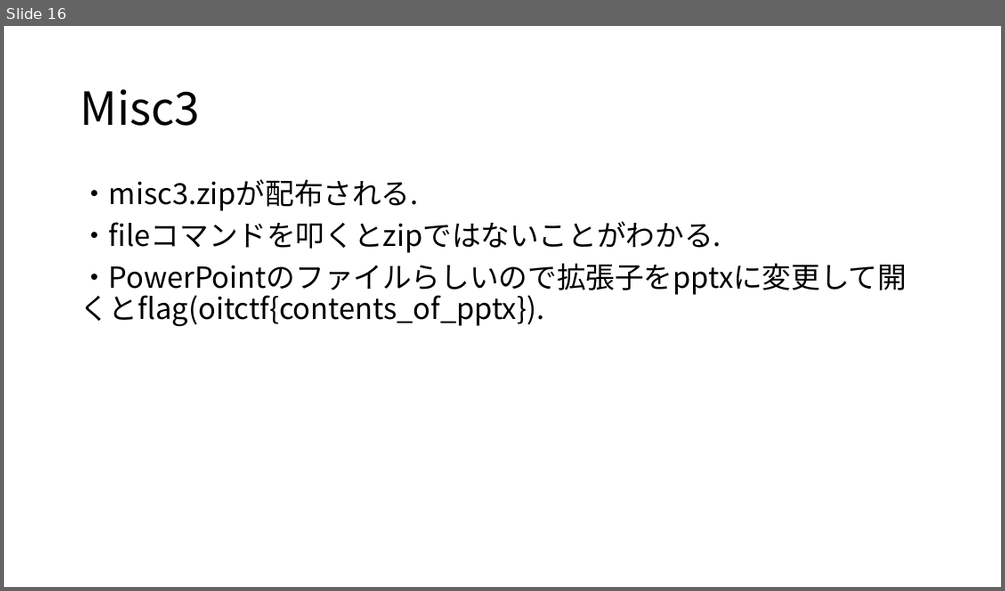
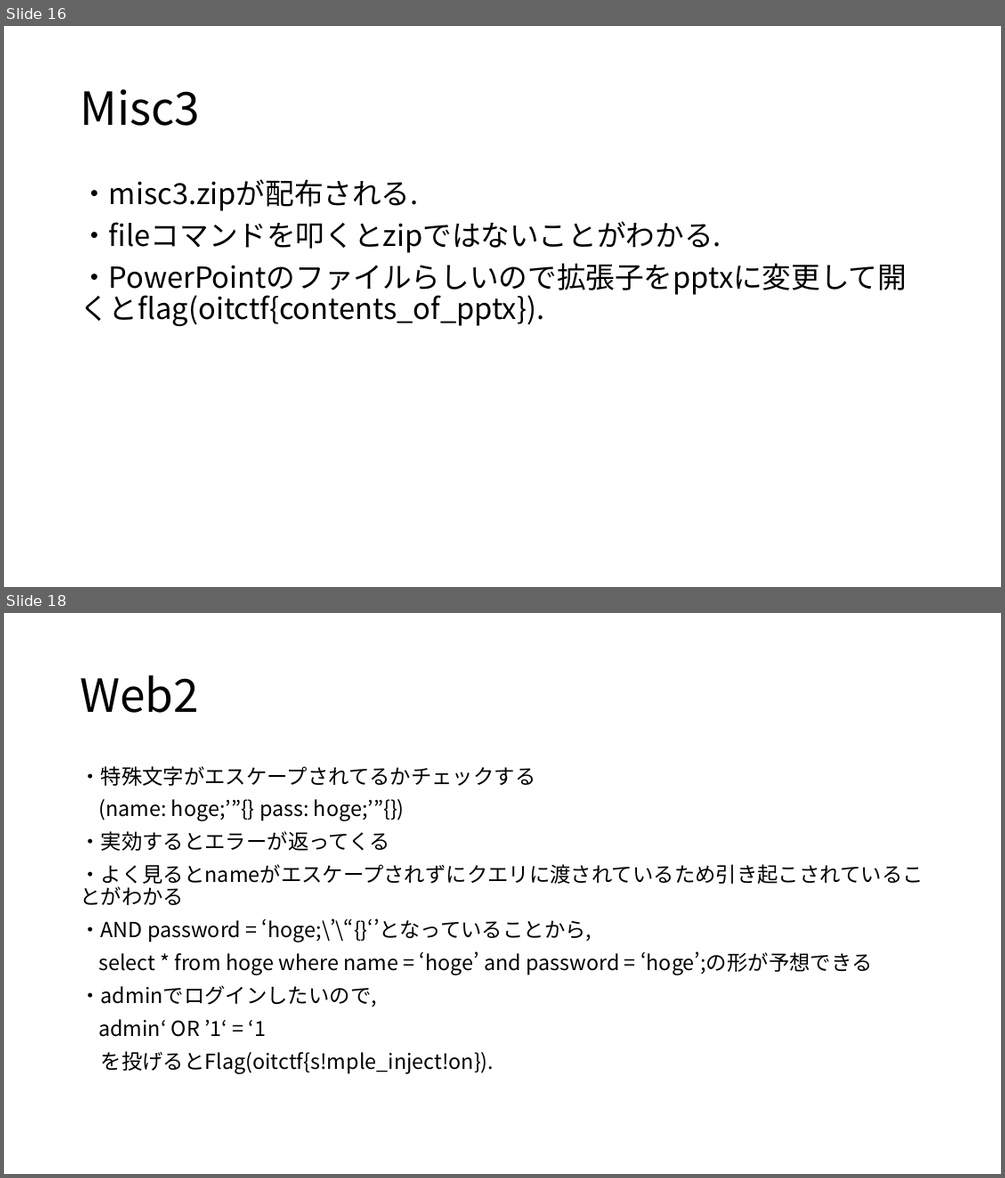
Before and after one commit to narupi/OITBeginnersCTF, a slide deck: Writeup.pptx. Shown one above the other, each under a label of ours: slide 16 before the commit, slides 16 and 18 after it; the slides between them are not shown. The pictures are 1005x591 and 1005x1178 pixels, drawn with LibreOffice and Linux fonts; fonts in the diff are those of the drawing. Boxes give left, top, right and bottom in pixels: in the first picture for what was removed or moved away, otherwise in the second. Text is boxed around its words. In the diff, an @@ line names an element or a change of style, - is before the commit and + after.

```diff
--- a/Writeup.pptx
+++ b/Writeup.pptx
@@ slide 18 added at (x1=4, y1=613, x2=1001, y2=1174), background #FFFFFF @@
@@ title added at (x1=80, y1=675, x2=199, y2=713), 44 pt, text #000000 @@
+Web2
@@ text added at (x1=80, y1=766, x2=922, y2=1074), 20 pt, text #000000 @@
+・特殊文字がエスケープされてるかチェックする
+(name: hoge;’”{} pass: hoge;’”{})
+・実効するとエラーが返ってくる
+・よく見るとnameがエスケープされずにクエリに渡されているため引き起こされていることがわかる
+・AND password = ‘hoge;\’\“{}‘’となっていることから,
+select * from hoge where name = ‘hoge’ and password = ‘hoge’;の形が予想できる
+・adminでログインしたいので,
+admin‘ OR ’1‘ = ‘1
+を投げるとFlag(oitctf{s!mple_inject!on}).
```
Also in this commit, not shown: 2 other slides added, 1 slide removed, 1 other file.
